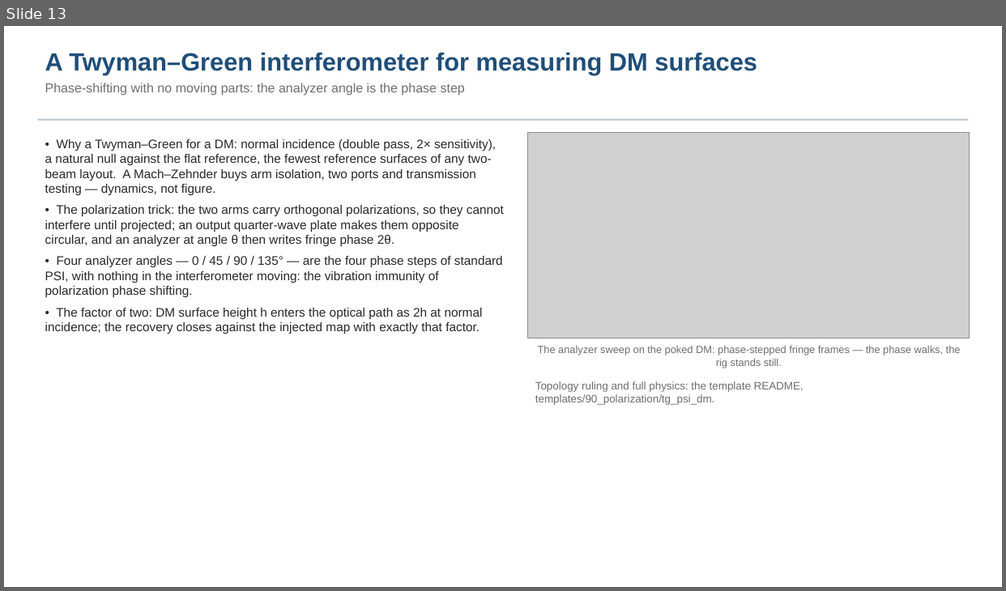
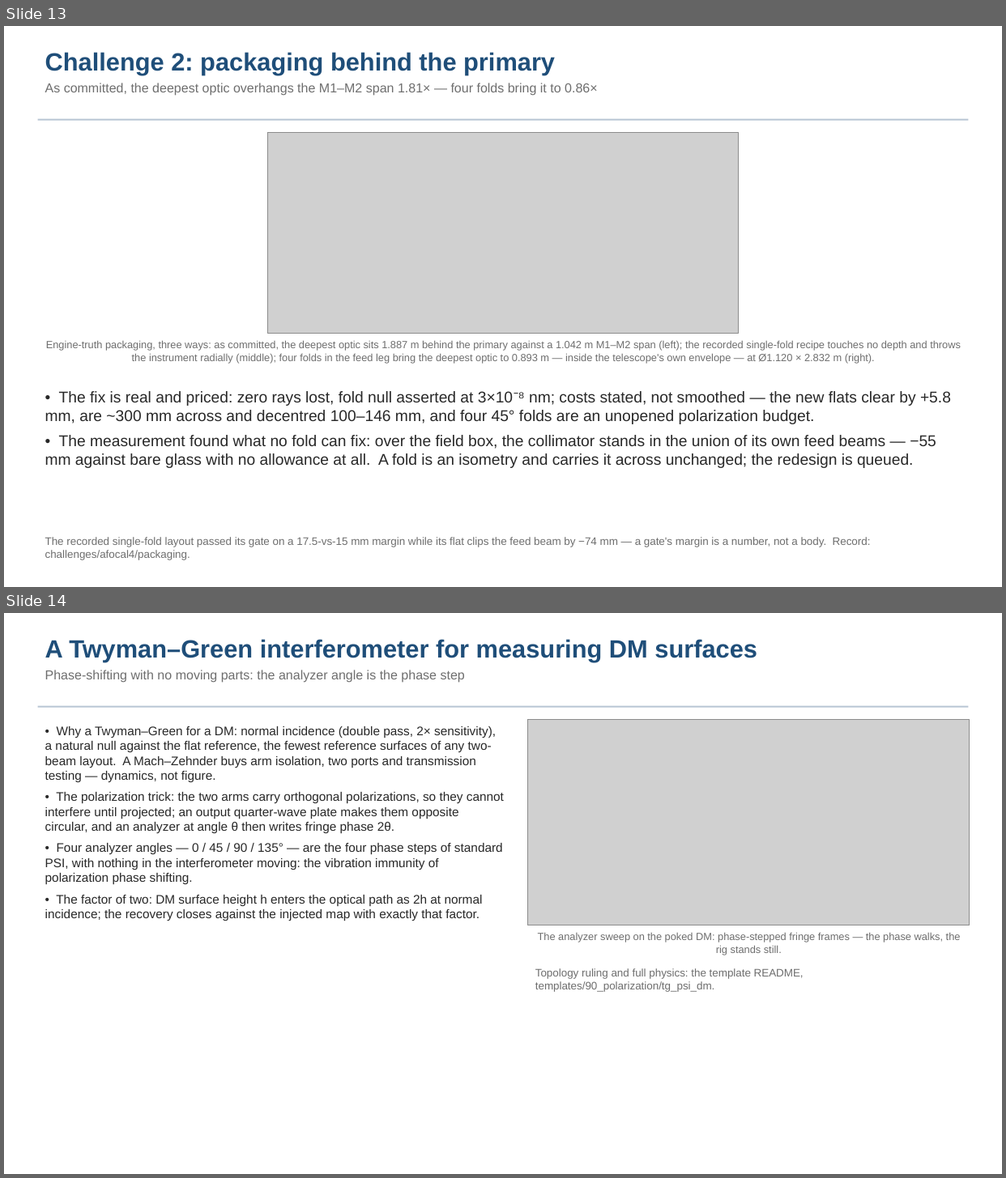
Before and after one commit to nasa-jpl/macos, a slide deck: demo_session/deck_keysight.pptx. Shown one above the other, each under a label of ours: slide 13 before the commit, slides 13 and 14 after it. The pictures are 1006x591 and 1006x1178 pixels, drawn with LibreOffice and Linux fonts; fonts in the diff are those of the drawing; grey boxes stand for pictures. Boxes give left, top, right and bottom in pixels: in the first picture for what was removed or moved away, otherwise in the second. Text is boxed around its words. In the diff, an @@ line names an element or a change of style, - is before the commit and + after.

```diff
--- a/demo_session/deck_keysight.pptx
+++ b/demo_session/deck_keysight.pptx
@@ slide 13 added at [4,26,1002,587], background #FFFFFF @@
@@ text added at [45,52,598,96], 12.5 pt, text #6E6E6E @@
+Challenge 2: packaging behind the primary
+As committed, the deepest optic overhangs the M1–M2 span 1.81× — four folds bring it to 0.86×
@@ rectangle added at [38,119,968,120], fill #B8C6D4 @@
@@ picture added at [268,132,739,334] @@
@@ text added at [46,340,961,364], 10 pt, text #6E6E6E @@
+Engine-truth packaging, three ways: as committed, the deepest optic sits 1.887 m behind the primary against a 1.042 m M1–M2 span (left); the recorded single-fold recipe touches no depth and throws the instrument radially (middle); four folds in the feed leg bring the deepest optic to 0.893 m — inside the telescope's own envelope — at Ø1.120 × 2.832 m (right).
@@ text added at [45,391,951,468], 15 pt, text #282828 @@
+• The fix is real and priced: zero rays lost, fold null asserted at 3×10⁻⁸ nm; costs stated, not smoothed — the new flats clear by +5.8 mm, are ~300 mm across and decentred 100–146 mm, and four 45° folds are an unopened polarization budget.
+• The measurement found what no fold can fix: over the field box, the collimator stands in the union of its own feed beams — −55 mm against bare glass with no allowance at all. A fold is an isometry and carries it across unchanged; the redesign is queued.
@@ text added at [45,537,871,561], 10.5 pt, text #6E6E6E @@
+The recorded single-fold layout passed its gate on a 17.5-vs-15 mm margin while its flat clips the feed beam by −74 mm — a gate's margin is a number, not a body. Record: challenges/afocal4/packaging.
@@ what was slide 13 is now slide 14 @@
```
Also in this commit, not shown: 1 slide changed, 3 other files.
